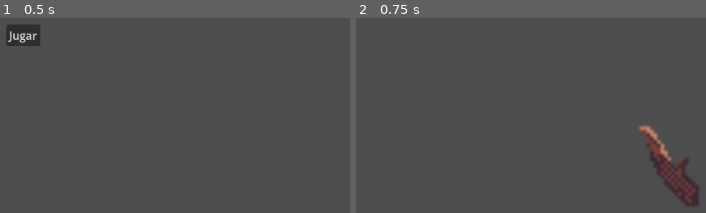
Above: before the commit, frames 1-2 (left to right).
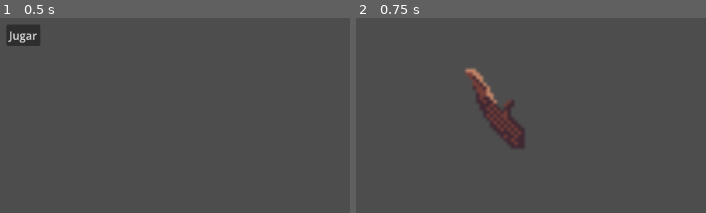
Above: after the commit, the same moments.

Repository: Estebo1/MineSongClicker
Game: Godot game, scene res://Scenes/Menu.tscn
Same seed, same stepped clock (60 frames per second), same inputs: the game is played once before the commit and once after it.
Inputs:
- Up to frame 1 (0.5 s): no input
- Up to frame 2 (0.75 s): click "Jugar" at 0.5 s

Frame 1 is identical in both runs. In frame 2, 4.2% of the frame differs, in the area x 31-98%, y 25-97%.
Error after the commit: Cannot call method 'set_deferred_thread_group' on a null value. (res://Scenes/note.gd:33)

Commit message:
Note Created

Diff:
--- a/Scenes/Game.tscn
+++ b/Scenes/Game.tscn
@@ -1,12 +1,28 @@
 [gd_scene format=3 uid="uid://dhvth74aus2cx"]
 
 [ext_resource type="Texture2D" uid="uid://d4enkd5efyppb" path="res://Sprites/Tools/Knife/Primitive_Knife-1.png" id="1_iukft"]
+[ext_resource type="Script" uid="uid://cbr7ofwdykwmp" path="res://Scenes/note.gd" id="2_gl6un"]
+[ext_resource type="Texture2D" uid="uid://27dktnfjbl8n" path="res://Sprites/Icons/1 Icons/Icons_01.png" id="3_j5yw3"]
+
+[sub_resource type="CircleShape2D" id="CircleShape2D_m50do"]
 
 [node name="Game" type="Node2D" unique_id=749831401]
+script = ExtResource("2_gl6un")
 
 [node name="Sprite2D" type="Sprite2D" parent="." unique_id=1161173379]
 texture_filter = 2
+position = Vector2(-250.99998, -82.99999)
 scale = Vector2(5, 5)
 texture = ExtResource("1_iukft")
 
 [node name="Camera2D" type="Camera2D" parent="." unique_id=1351070816]
+
+[node name="Note" type="Area2D" parent="." unique_id=1730065539]
+scale = Vector2(10, 10)
+script = ExtResource("2_gl6un")
+
+[node name="Sprite2D" type="Sprite2D" parent="Note" unique_id=134704024]
+texture = ExtResource("3_j5yw3")
+
+[node name="CollisionShape2D" type="CollisionShape2D" parent="Note" unique_id=776155204]
+shape = SubResource("CircleShape2D_m50do")
--- /dev/null
+++ b/Scenes/note.gd
@@ -0,0 +1,35 @@
+extends Area2D
+
+@export var speed : float = 1.0
+@export var collisionShape : CollisionShape2D
+
+
+# Called when the node enters the scene tree for the first time.
+func _ready() -> void:
+	DeactivateNote()
+	pass
+
+
+# Called every frame. 'delta' is the elapsed time since the previous frame.
+func _process(delta: float) -> void:
+	position.y -= speed * delta
+
+	if(position.y > 800):
+		DeactivateNote()
+	pass
+
+func ActivateNote():
+	show()
+	set_process(true)
+
+	collisionShape.set_deferred_thread_group("disabled", false)
+	monitoring = true
+	monitorable = true
+
+func DeactivateNote():
+	hide()
+	set_process(false)
+
+	collisionShape.set_deferred_thread_group("disabled",true)
+	monitoring = false
+	monitorable = false
--- a/project.godot
+++ b/project.godot
@@ -12,7 +12,7 @@
 
 config/name="MineSongClicker"
 run/main_scene="uid://cj1njp2p3awpg"
-config/features=PackedStringArray("4.6", "GL Compatibility")
+config/features=PackedStringArray("4.7", "GL Compatibility")
 config/icon="res://icon.svg"
 
 [autoload]
Not shown, added: Scenes/note.gd.uid
